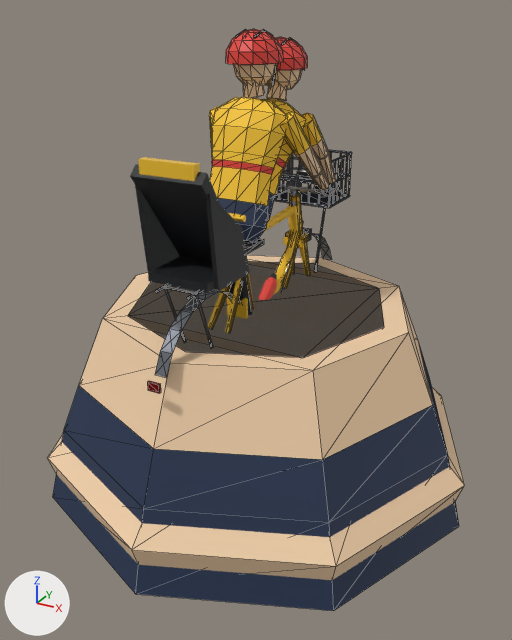
The glTF model data/models/bicycle.glb, before and after one commit.
Camera for both pictures: a 50 mm lens placed at (1.635, -3.007, 1.893), pointed at (0.032, -0.092, 0.435). The axes (+X, +Y, +Z) are drawn at lower left. The lights are the same throughout. The picture after the commit comes second. Mesh edges are drawn as thin lines on the coarser meshes.

Objects in the first picture: 'BK_Frame', 'BK_FrameCity', 'BK_FrameEbike', 'BK_Rider', 'BK_RiderUp', 'BK_Shin', 'BK_Thigh'.
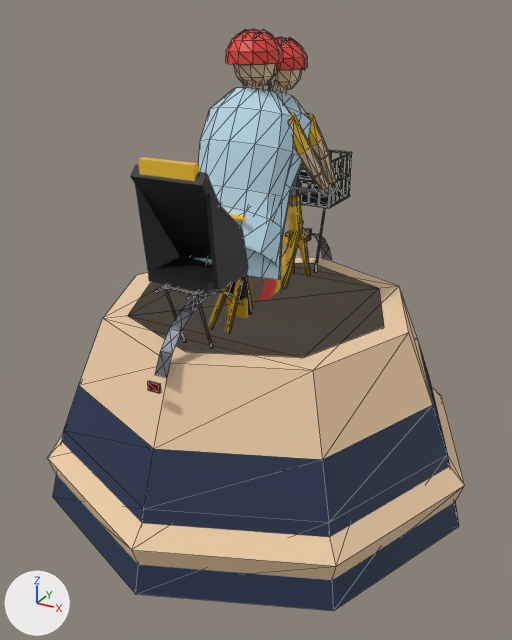
Changed parts and their boxes (x1, y1, x2, y2) in the pictures (512 x 640 px):
```json
{"object": "BK_PonchoUp", "change": "added", "after": [194, 87, 294, 280], "on screen": "blue"}
{"object": "BK_Poncho", "change": "added", "after": [223, 89, 311, 265], "on screen": "blue"}
{"object": "BK_RiderUp", "change": "unchanged, covered by the edit", "before": [209, 29, 333, 242], "after": [225, 29, 333, 197]}
```

Edits to the scene script, one JSON object a line:
```json
{"op": "add", "block": "mat_bk_poncho", "code": ["mat_bk_poncho = principled_material('BK_Poncho')", "mat_bk_poncho.base_color = (0.521, 0.745, 0.871)  # blue #bfe0f0", "mat_bk_poncho.roughness = 0.2"]}
{"op": "add", "block": "me_bk_ponchoup", "code": ["me_bk_ponchoup = bpy.data.meshes.new('BK_PonchoUp')", "me_bk_ponchoup.from_pydata(...)  # 72 vertices, 120 faces; spans x -0.27..0.27, y -0.503..0.054, z 0.703..1.572", "me_bk_ponchoup.materials.append(mat_bk_poncho)  # blue #bfe0f0"]}
{"op": "add", "block": "me_bk_poncho", "code": ["me_bk_poncho = bpy.data.meshes.new('BK_Poncho')", "me_bk_poncho.from_pydata(...)  # 72 vertices, 120 faces; spans x -0.27..0.27, y -0.497..0.249, z 0.727..1.544", "me_bk_poncho.materials.append(mat_bk_poncho)  # blue #bfe0f0"]}
{"op": "add", "block": "ob_bk_ponchoup", "code": ["ob_bk_ponchoup = bpy.data.objects.new('BK_PonchoUp', me_bk_ponchoup)", "ob_bk_ponchoup.location = (0.0, 0.0, 0.0)"]}
{"op": "add", "block": "ob_bk_poncho", "code": ["ob_bk_poncho = bpy.data.objects.new('BK_Poncho', me_bk_poncho)", "ob_bk_poncho.location = (0.0, 0.0, 0.0)"]}
```
